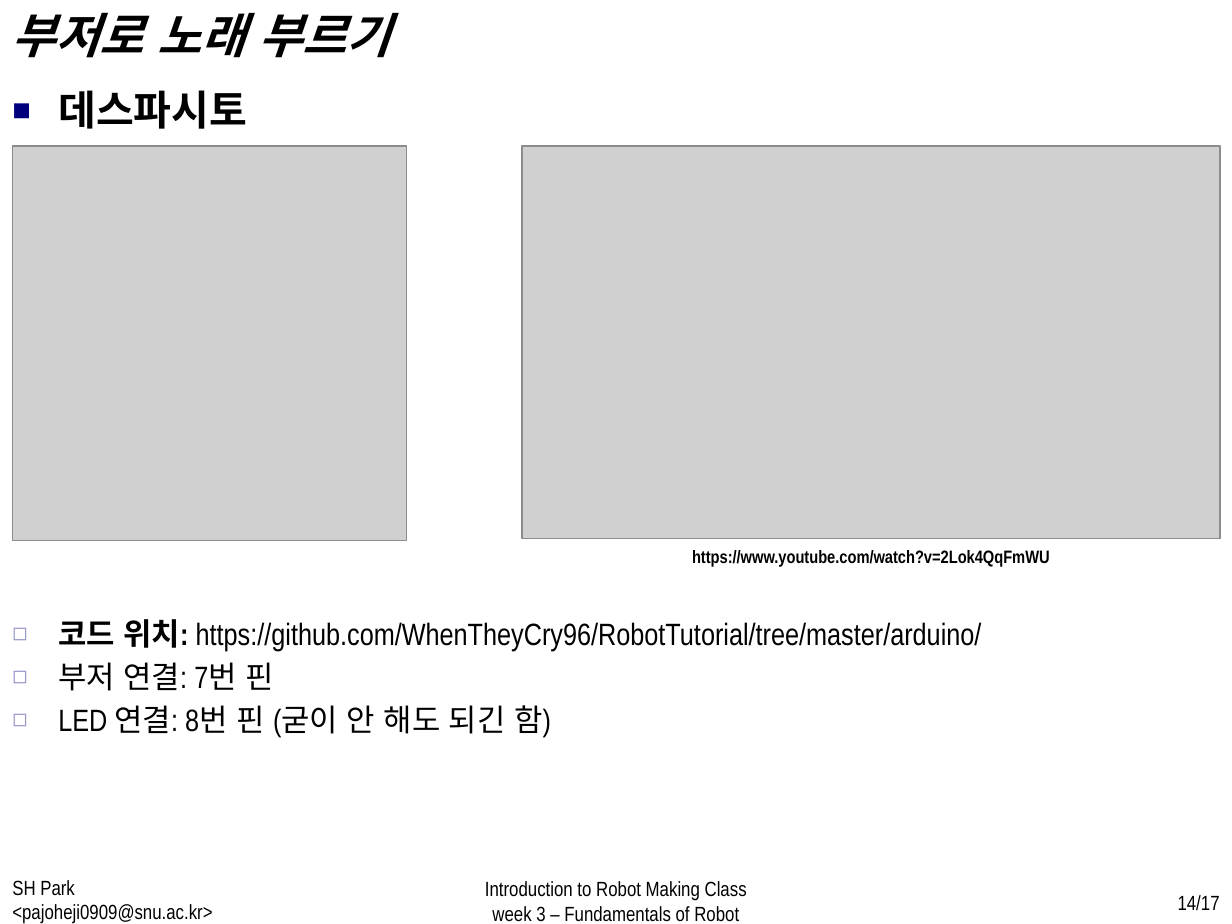
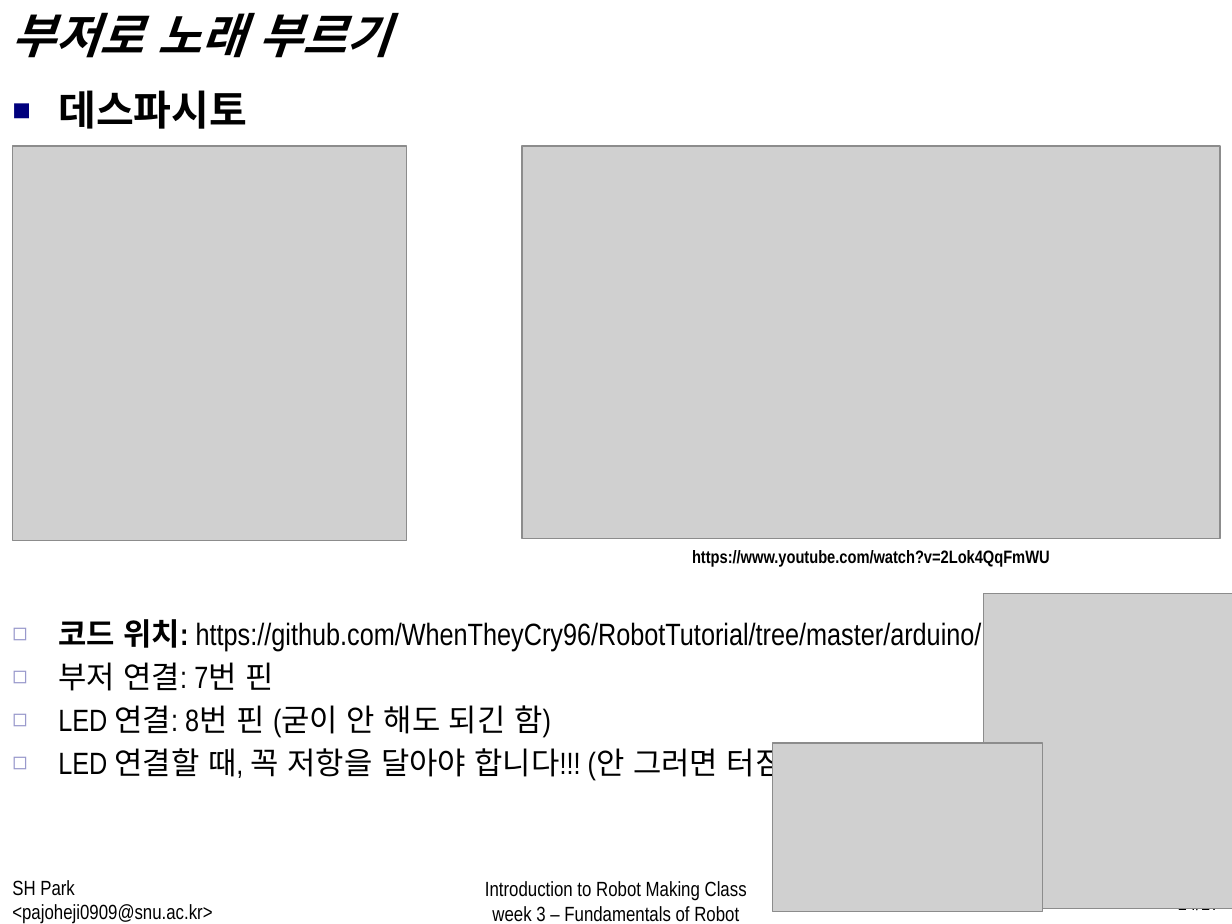
Before and after one commit to WhenTheyCry96/RobotTutorial, a slide deck: slide 14 of PPT/week3.pptx. Drawn at 1232x924 pixels with LibreOffice and Linux fonts; fonts in the diff are those of the drawing; grey boxes stand for pictures. Boxes give left, top, right and bottom in pixels: in the first picture for what was removed or moved away, otherwise in the second. Text is boxed around its words. In the diff, an @@ line names an element or a change of style, - is before the commit and + after.

```diff
--- a/PPT/week3.pptx
+++ b/PPT/week3.pptx
@@ picture added at [983, 594, 1232, 909] @@
@@ text at [58, 743, 792, 783]: paragraph added @@
+  ◻ LED 연결할 때, 꼭 저항을 달아야 합니다!!! (안 그러면 터짐)
@@ picture added at [772, 743, 1042, 912] @@
```
Also in this commit, not shown: 3 other slides changed, 2 other files.
